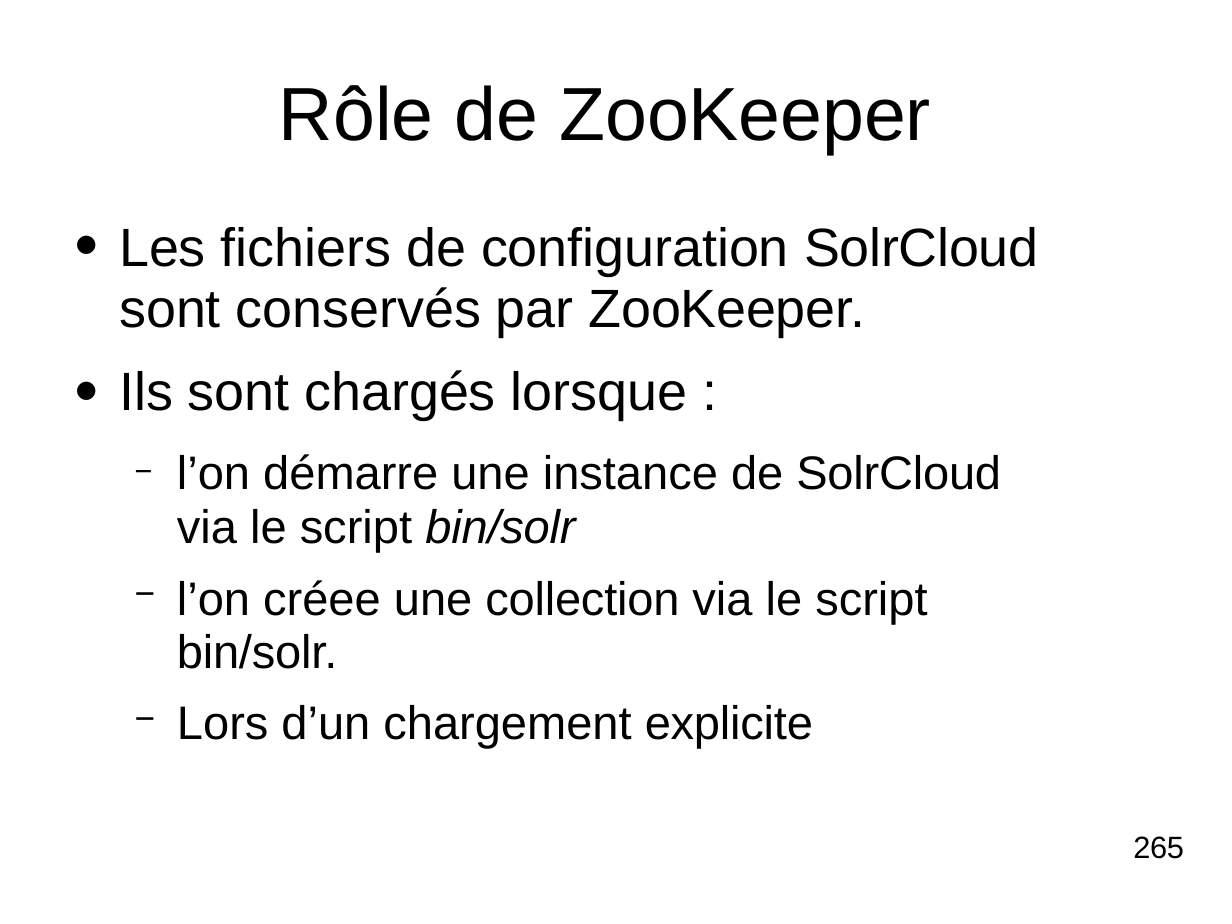
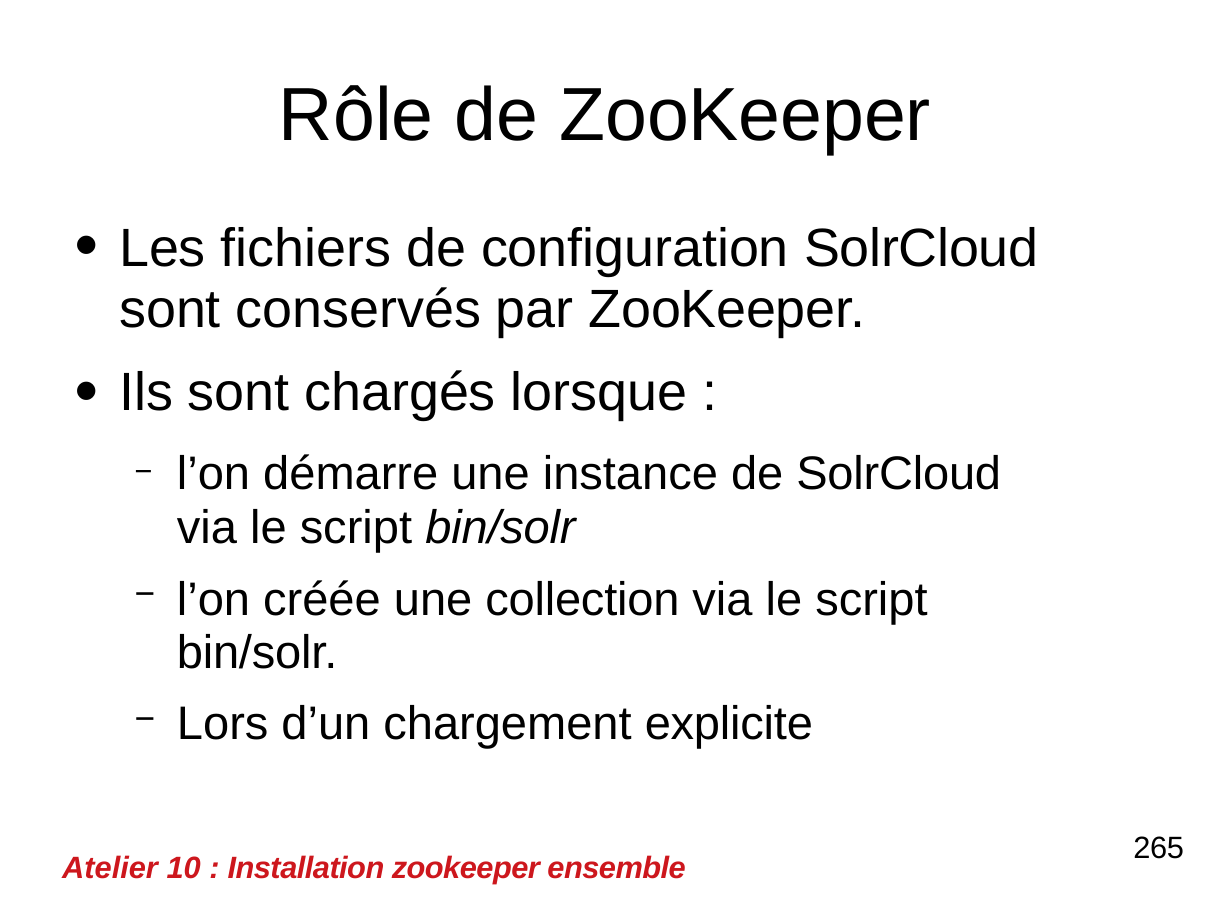
Before and after one commit to dthibau/solr, a slide deck: slide 255 of SolR.odp. Drawn at 1232x924 pixels with LibreOffice and Linux fonts; fonts in the diff are those of the drawing. Boxes give left, top, right and bottom in pixels: in the first picture for what was removed or moved away, otherwise in the second. Text is boxed around its words. In the diff, an @@ line names an element or a change of style, - is before the commit and + after.

```diff
--- a/SolR.odp
+++ b/SolR.odp
@@ text at <box>177,580,927,669</box>: text changed @@
-l’on créee une collection via le script bin/solr.
+l’on créée une collection via le script bin/solr.
@@ text added at <box>62,855,685,883</box>, 18 pt, text #CD171D, bold, italic @@
+Atelier 10 : Installation zookeeper ensemble
```
Also in this commit, not shown: 19 other slides changed, 4 other files.
